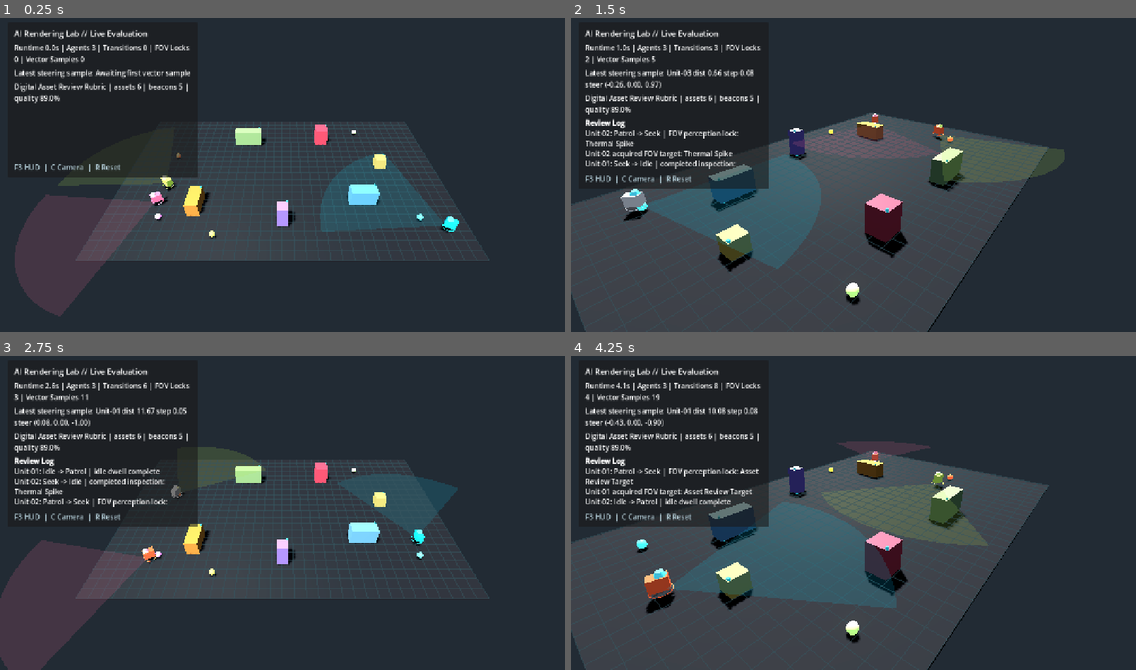
Above: before the commit, frames 1-4 (two rows, left to right).
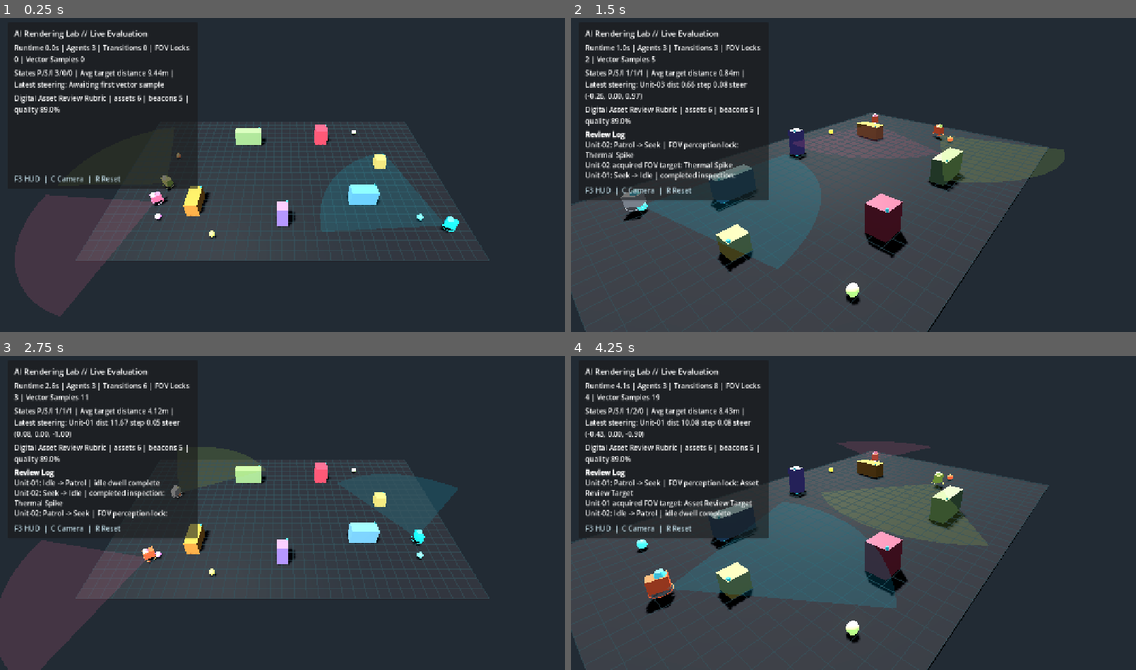
Above: after the commit, the same moments.

Repository: johnnyguy9/Godot-AI-Rendering-Lab
Game: Godot game, scene res://scenes/main.tscn
Same seed, same stepped clock (60 frames per second), same inputs: the game is played once before the commit and once after it.
Inputs:
- Up to frame 1 (0.25 s): no input
- Up to frame 2 (1.5 s): hold C (cycle_camera) 0.53-1.28 s; tap C (cycle_camera) at 1.35 s
- Up to frame 3 (2.75 s): hold C (cycle_camera) from 2.03 s (still down)
- Up to frame 4 (4.25 s): release C (cycle_camera) at 2.78 s; tap C (cycle_camera) at 2.85 s; hold C (cycle_camera) from 3.53 s (still down)

The runs differ from the first frame. In frame 1, 2.4% of the frame differs, in the area x 2-35%, y 16-55%; in frame 2, 4.7%; in frame 3, 4.4%; in frame 4, 4.9%, in the area x 2-35%, y 16-58%.

Commit message:
feat: expand godot ai evaluation telemetry

Diff:
--- a/scripts/autonomous_agent.gd
+++ b/scripts/autonomous_agent.gd
@@ -215,6 +215,16 @@
 	return flat_delta.length() <= arrival_radius
 
 
+func get_state_name() -> String:
+	return STATE_NAMES[current_state]
+
+
+func distance_to_target() -> float:
+	var flat_delta := current_target - global_position
+	flat_delta.y = 0.0
+	return flat_delta.length()
+
+
 func _transition_to(next_state: int, reason: String) -> void:
 	var previous_state := current_state
 	current_state = next_state
--- a/scripts/debug_hud.gd
+++ b/scripts/debug_hud.gd
@@ -86,7 +86,15 @@
 		snapshot["perception_locks"],
 		snapshot["vector_samples"],
 	]
-	latest_vector_label.text = "Latest steering sample: %s" % snapshot["latest_vector"]
+
+	var counts: Dictionary = snapshot.get("state_counts", {})
+	latest_vector_label.text = "States P/S/I %d/%d/%d | Avg target distance %.2fm | Latest steering: %s" % [
+		int(counts.get("Patrol", 0)),
+		int(counts.get("Seek", 0)),
+		int(counts.get("Idle", 0)),
+		float(snapshot.get("average_target_distance", 0.0)),
+		snapshot["latest_vector"],
+	]
 
 	var review: Dictionary = snapshot["asset_review"]
 	var rubric: Dictionary = review.get("rubric", {})
--- a/scripts/simulation_director.gd
+++ b/scripts/simulation_director.gd
@@ -36,12 +36,36 @@
 	return {
 		"runtime": runtime_seconds,
 		"agents": agents.size(),
+		"state_counts": _state_counts(),
+		"average_target_distance": _average_target_distance(),
 		"transitions": transitions,
 		"perception_locks": perception_locks,
 		"vector_samples": vector_samples,
 		"latest_vector": latest_vector_summary,
 		"asset_review": asset_review,
 	}
+
+
+func _state_counts() -> Dictionary:
+	var counts := {
+		"Patrol": 0,
+		"Seek": 0,
+		"Idle": 0,
+	}
+	for agent in agents:
+		var state_name: String = agent.get_state_name()
+		counts[state_name] = int(counts.get(state_name, 0)) + 1
+	return counts
+
+
+func _average_target_distance() -> float:
+	if agents.is_empty():
+		return 0.0
+
+	var total := 0.0
+	for agent in agents:
+		total += agent.distance_to_target()
+	return total / float(agents.size())
 
 
 func _spawn_agents() -> void:
Not shown, changed: README.md
Not shown, added: docs/TECHNICAL_REVIEW.md
